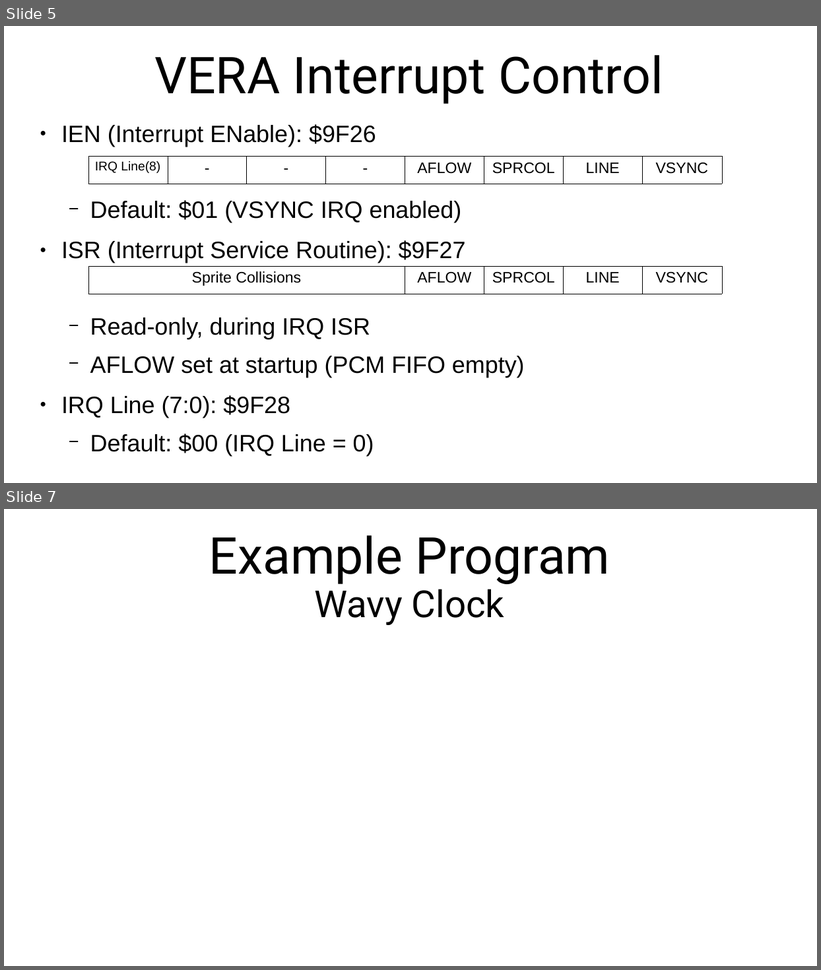
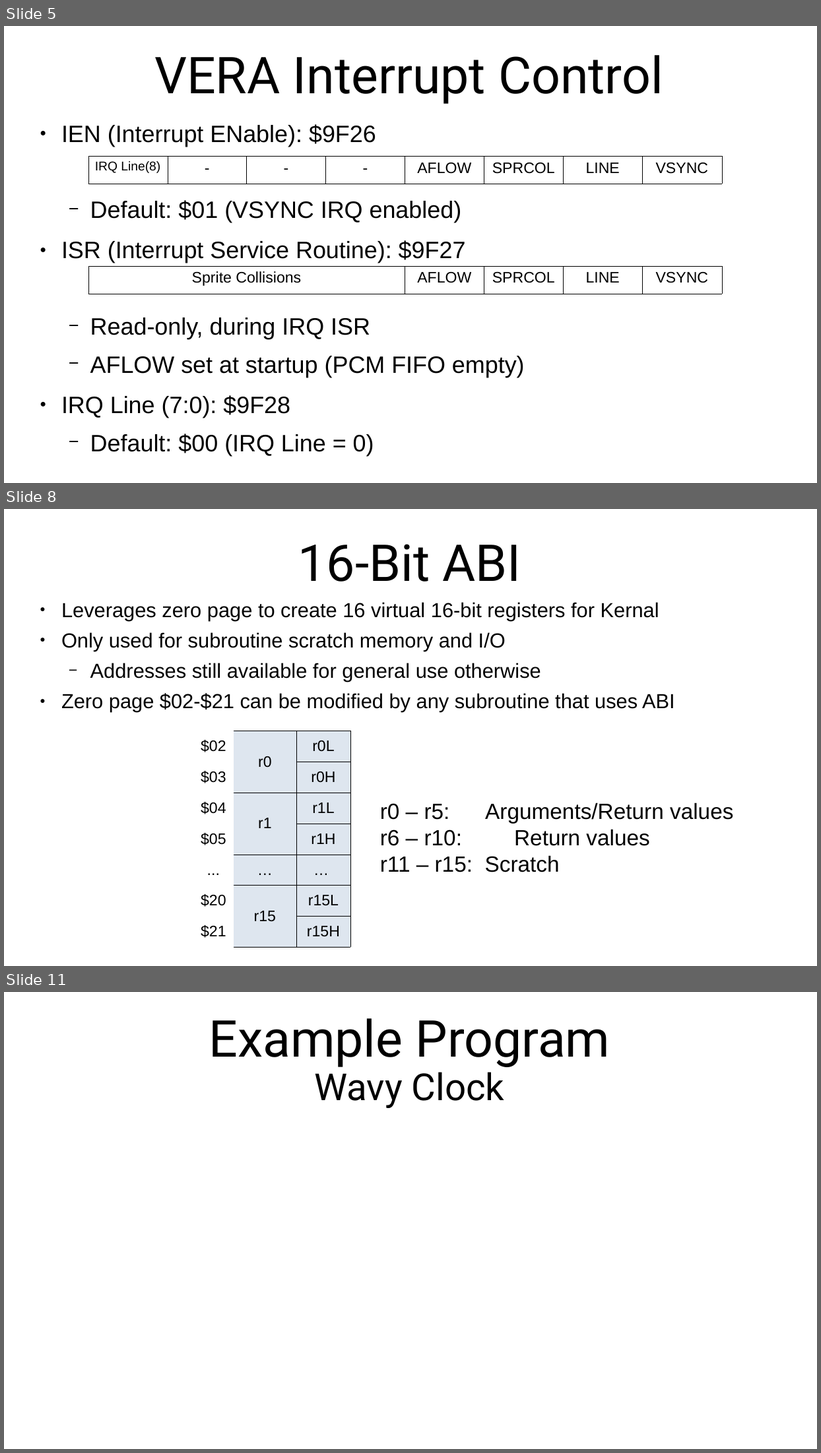
Before and after one commit to SlithyMatt/x16-assembly-tutorial, a slide deck: Lesson16/Lesson16.odp. Shown one above the other, each under a label of ours: slides 5 and 7 before the commit, slides 5, 8 and 11 after it; the slides between them are not shown. The pictures are 821x970 and 821x1453 pixels, drawn with LibreOffice and Linux fonts; fonts in the diff are those of the drawing. Boxes give left, top, right and bottom in pixels: in the first picture for what was removed or moved away, otherwise in the second. Text is boxed around its words. In the diff, an @@ line names an element or a change of style, - is before the commit and + after.

```diff
--- a/Lesson16/Lesson16.odp
+++ b/Lesson16/Lesson16.odp
@@ slide 8 added at [4,509,817,966], background #FFFFFF @@
@@ title added at [298,544,521,582], 60 pt, text #000000 @@
+16-Bit ABI
@@ text added at [61,602,675,712], 24 pt, text #000000 @@
+● Leverages zero page to create 16 virtual 16-bit registers for Kernal
+● Only used for subroutine scratch memory and I/O
+  − Addresses still available for general use otherwise
+● Zero page $02-$21 can be modified by any subroutine that uses ABI
@@ table added at [193,731,350,948], 7 rows, 3 columns @@
+$02 | r0 | r0L
+$03 |  | r0H
+$04 | r1 | r1L
+$05 |  | r1H
+... | … | …
+$20 | r15 | r15L
+$21 |  | r15H
@@ text added at [380,803,733,873], 26 pt, text #000000 @@
+r0 – r5: Arguments/Return values
+r6 – r10: Return values
+r11 – r15: Scratch
@@ what was slide 7 is now slide 11 @@
```
Also in this commit, not shown: 1 slide changed, 4 other slides added, 1 slide removed, 3 other files.
